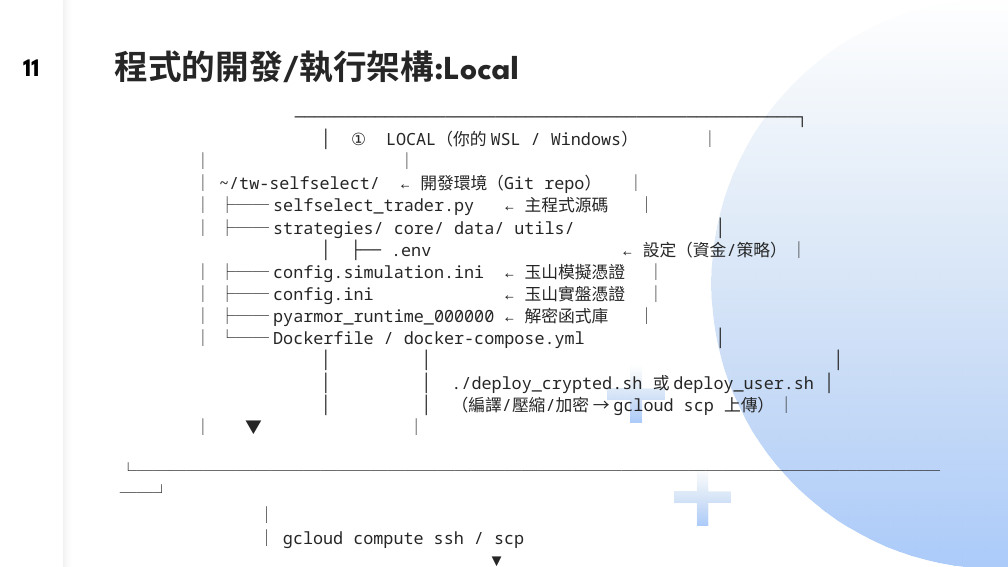
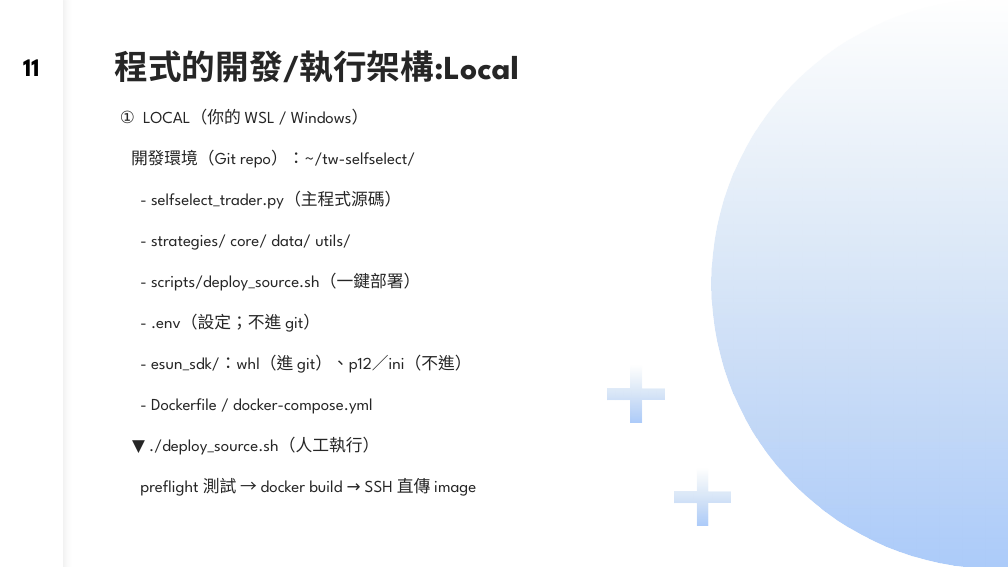
Before and after one commit to dinchentech/tw-selfselect, a slide deck: slide 11 of plans/ppt/TW-SELFSELECT台股買賣自動化系統-W2-講稿版.pptx. Drawn at 1008x567 pixels with LibreOffice and Linux fonts; fonts in the diff are those of the drawing. Boxes give left, top, right and bottom in pixels: in the first picture for what was removed or moved away, otherwise in the second. Text is boxed around its words. In the diff, an @@ line names an element or a change of style, - is before the commit and + after.

Commit message:
plans/ppt：部署章節改成 deploy_source.sh 流程（W2 s11–s17、W6 s2/s13）
- W2 三層架構圖重畫（Local → deploy_source.sh → VM ~/tw-selfselect → 容器 tw_selfselect_bot），
  說明 whl 進 git、p12／ini 不進、舊目錄保留可回滾
- W2 s14–s16 拿掉 pyarmor／加密版／deploy_crypted/deploy_user；改成 ./deploy_source.sh
  （preflight 測試 → build → SSH 直傳 → 載入 → 驗指紋）與四個掛載
- W2 s17 指令速查更新：./deploy_source.sh、docker compose down/up、docker logs tw_selfselect_bot
- W6 s2 講稿第五步、W6 s13 內文/講稿改成 deploy_source.sh；s13 舊 deploy_user.sh 截圖移除留提示
- 修剪圖文後以 LibreOffice 抽頁確認版面

```diff
--- a/plans/ppt/TW-SELFSELECT台股買賣自動化系統-W2-講稿版.pptx
+++ b/plans/ppt/TW-SELFSELECT台股買賣自動化系統-W2-講稿版.pptx
@@ text at <box>120,109,476,496</box>: text changed; font Noto Sans Mono to League Spartan @@
-──────────────────────────────────────────────────┐
-│ ① LOCAL（你的 WSL / Windows） │
-│ │
-│ ~/tw-selfselect/ ← 開發環境（Git repo） │
-│ ├── selfselect_trader.py ← 主程式源碼 │
-│ ├── strategies/ core/ data/ utils/ │
-│ ├── .env ← 設定（資金/策略） │
-│ ├── config.simulation.ini ← 玉山模擬憑證 │
-│ ├── config.ini ← 玉山實盤憑證 │
-│ ├── pyarmor_runtime_000000 ← 解密函式庫 │
-│ └── Dockerfile / docker-compose.yml │
-│ │ │
-│ │ ./deploy_crypted.sh 或 deploy_user.sh │
-│ │ （編譯/壓縮/加密 → gcloud scp 上傳） │
-│ ▼ │
-└──────────────────────────────────────────────────┘
-│
-│ gcloud compute ssh / scp
-▼
+① LOCAL（你的 WSL / Windows）
+開發環境（Git repo）：~/tw-selfselect/
+- selfselect_trader.py（主程式源碼）
+- strategies/ core/ data/ utils/
+- scripts/deploy_source.sh（一鍵部署）
+- .env（設定；不進 git）
+- esun_sdk/：whl（進 git）、p12／ini（不進）
+- Dockerfile / docker-compose.yml
+▼ ./deploy_source.sh（人工執行）
+preflight 測試 → docker build → SSH 直傳 image
```
Also in this commit, not shown: 7 other slides changed, 2 other files.
